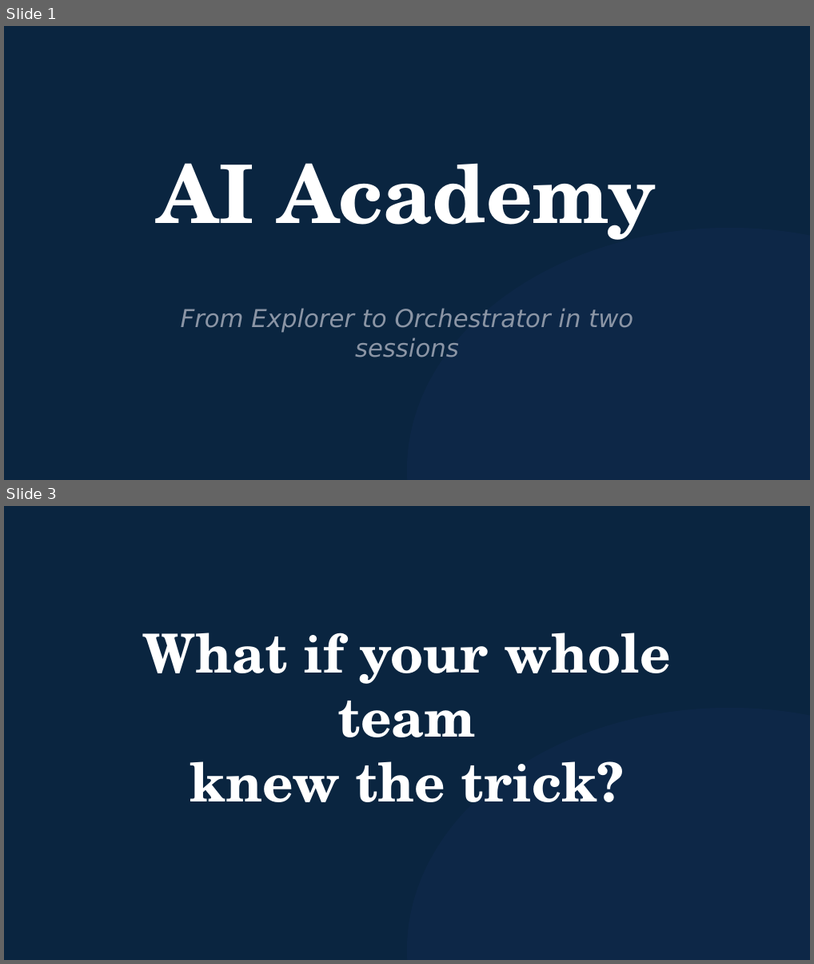
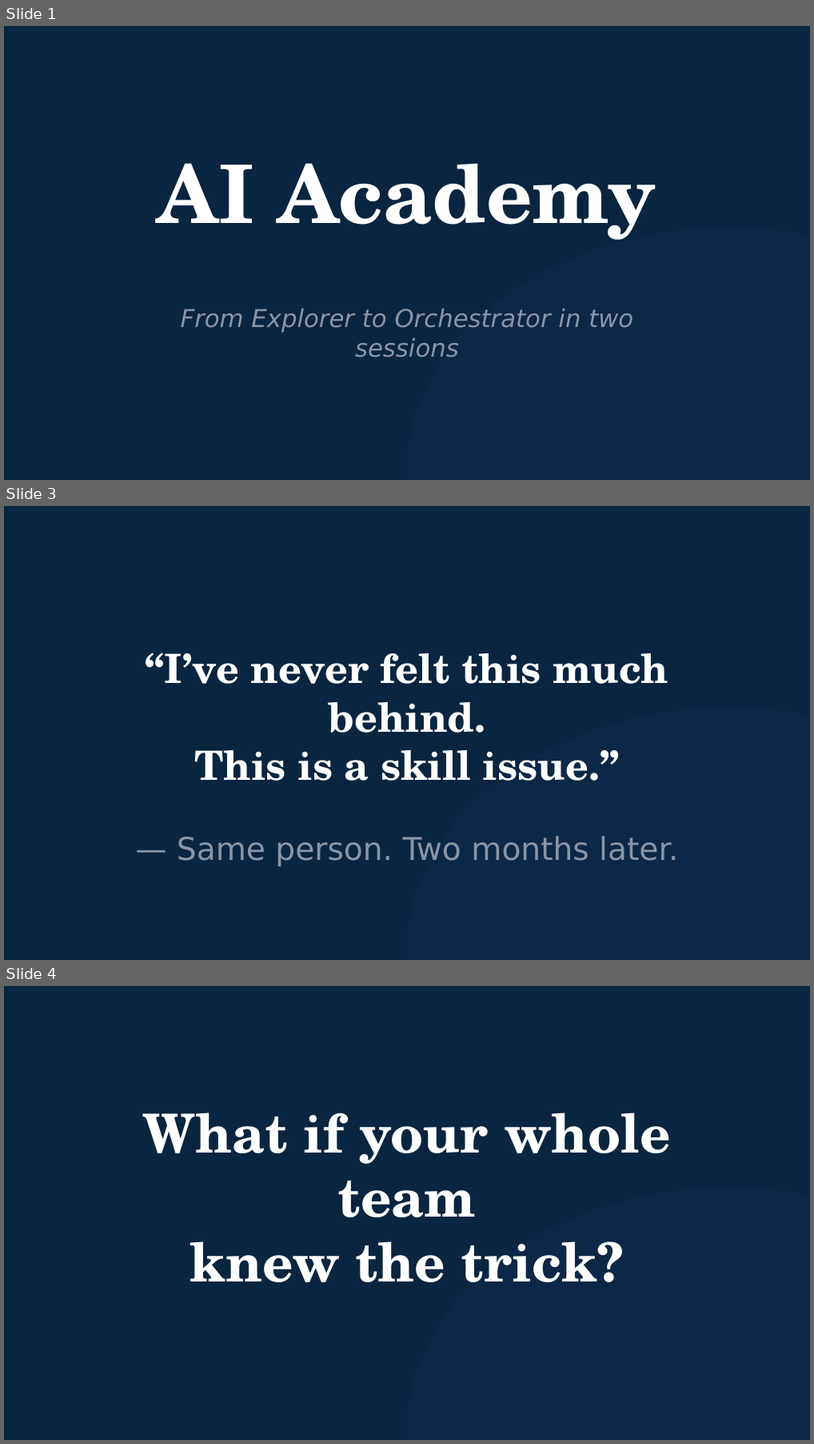
Before and after one commit to michaelengland/ai-best-practices, a slide deck: decks/ai-academy-pitch/ai-academy-pitch.pptx. Shown one above the other, each under a label of ours: slides 1 and 3 before the commit, slides 1, 3 and 4 after it; the slides between them are not shown. The pictures are 814x964 and 814x1444 pixels, drawn with LibreOffice and Linux fonts; fonts in the diff are those of the drawing. Boxes give left, top, right and bottom in pixels: in the first picture for what was removed or moved away, otherwise in the second. Text is boxed around its words. In the diff, an @@ line names an element or a change of style, - is before the commit and + after.

```diff
--- a/decks/ai-academy-pitch/ai-academy-pitch.pptx
+++ b/decks/ai-academy-pitch/ai-academy-pitch.pptx
@@ slide 3 added at bbox=[4, 506, 810, 960], background #0A2540 @@
@@ text added at bbox=[146, 652, 669, 780], 36 pt, text #FFFFFF, bold @@
+“I’ve never felt this much behind.
+This is a skill issue.”
@@ ellipse added at bbox=[407, 708, 810, 960], fill #635BFF at 4% opacity @@
@@ text added at bbox=[177, 836, 678, 866], 28 pt, text #8B95A5 @@
+— Same person. Two months later.
@@ what was slide 3 is now slide 4 @@
```
Also in this commit, not shown: 1 other slide added, 1 slide removed, 10 other files.
